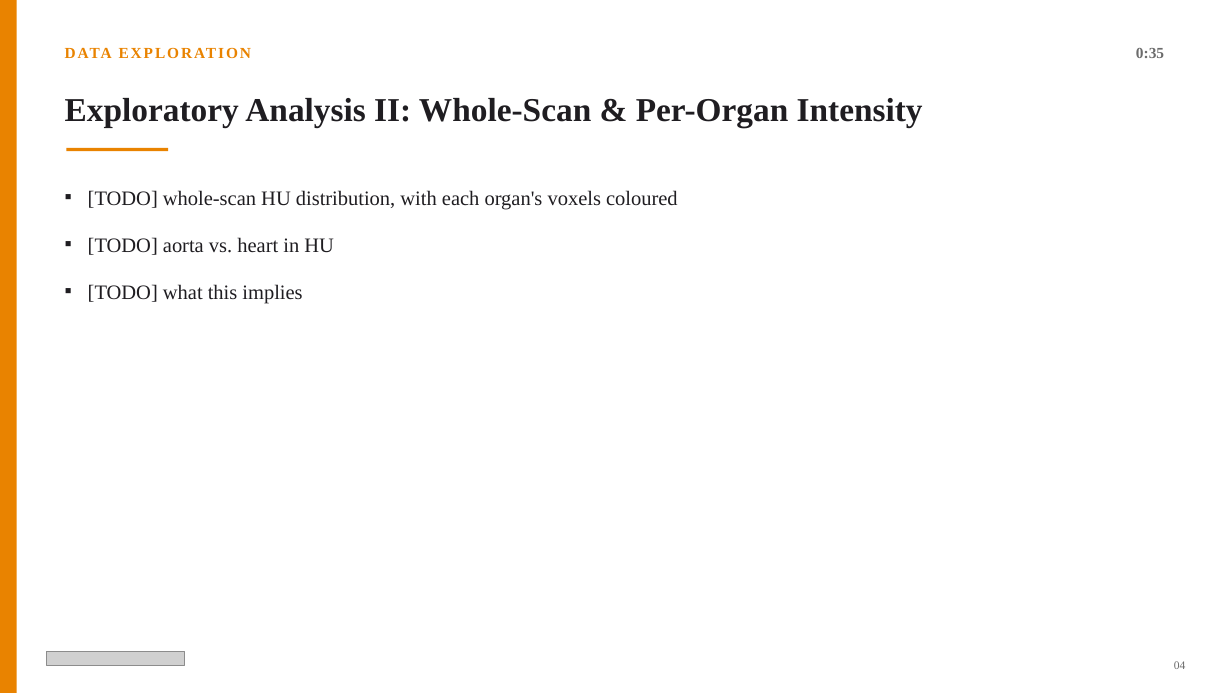
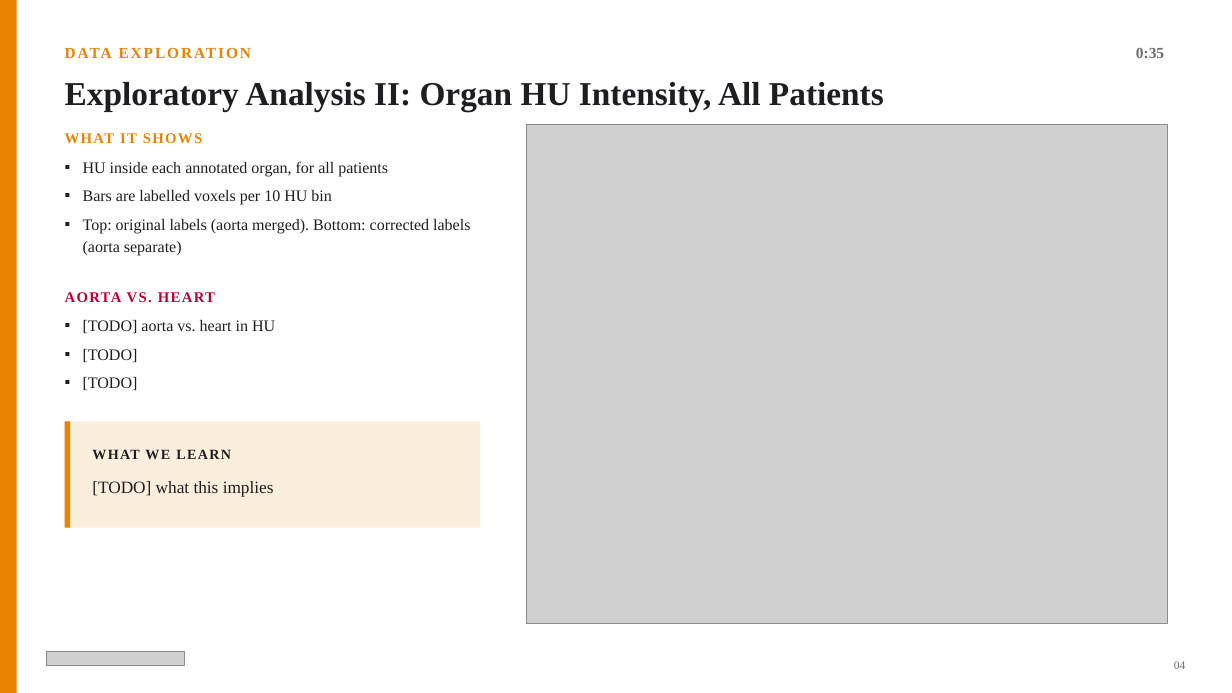
Before and after one commit to HKervadec/ai4mi_project, a slide deck: slide 5 of deck/midproject_outline.pptx. Drawn at 1232x693 pixels with LibreOffice and Linux fonts; fonts in the diff are those of the drawing; grey boxes stand for pictures. Boxes give left, top, right and bottom in pixels: in the first picture for what was removed or moved away, otherwise in the second. Text is boxed around its words. In the diff, an @@ line names an element or a change of style, - is before the commit and + after.

Commit message:
Update mid-project deck: connected-components and HU figures, adjacency merged into spatial slide

```diff
--- a/deck/midproject_outline.pptx
+++ b/deck/midproject_outline.pptx
@@ text at box(65, 82, 884, 112): text changed @@
-Exploratory Analysis II: Whole-Scan & Per-Organ Intensity
+Exploratory Analysis II: Organ HU Intensity, All Patients
@@ text added at box(65, 133, 202, 144), 11.5 pt, text #E98300, bold @@
+WHAT IT SHOWS
@@ rectangle removed at box(67, 148, 168, 152) @@
@@ picture added at box(527, 125, 1167, 624) @@
@@ text added at box(83, 161, 470, 256), 12.5 pt, text #1F1D21 @@
+▪ HU inside each annotated organ, for all patients
+▪ Bars are labelled voxels per 10 HU bin
+▪ Top: original labels (aorta merged). Bottom: corrected labels (aorta separate)
@@ text removed at box(88, 190, 678, 304) @@
-▪ [TODO] whole-scan HU distribution, with each organ's voxels coloured
-▪ [TODO] aorta vs. heart in HU
-▪ [TODO] what this implies
@@ text added at box(65, 292, 215, 302), 11.5 pt, text #BC0031, bold @@
+AORTA VS. HEART
@@ text added at box(83, 320, 275, 390), 12.5 pt, text #1F1D21 @@
+▪ [TODO] aorta vs. heart in HU
+▪ [TODO]
+▪ [TODO]
@@ rectangle added at box(65, 421, 481, 528), fill #FCEEDC @@
@@ rectangle added at box(65, 421, 70, 528), fill #E98300 @@
@@ text added at box(92, 449, 231, 459), 11 pt, text #1F1D21, bold @@
+WHAT WE LEARN
@@ text added at box(92, 481, 274, 497), 13.5 pt, text #1F1D21 @@
+[TODO] what this implies
```
Also in this commit, not shown: 7 other slides changed, 1 slide removed.
